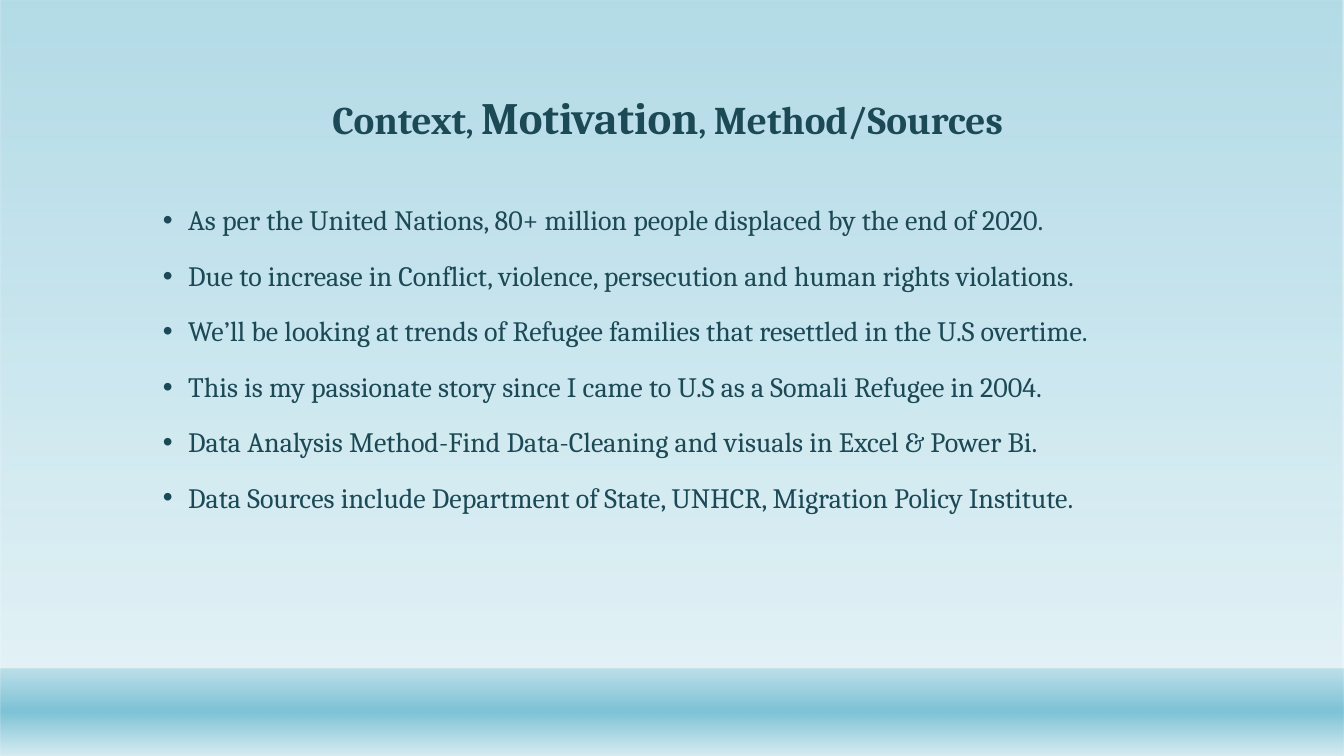
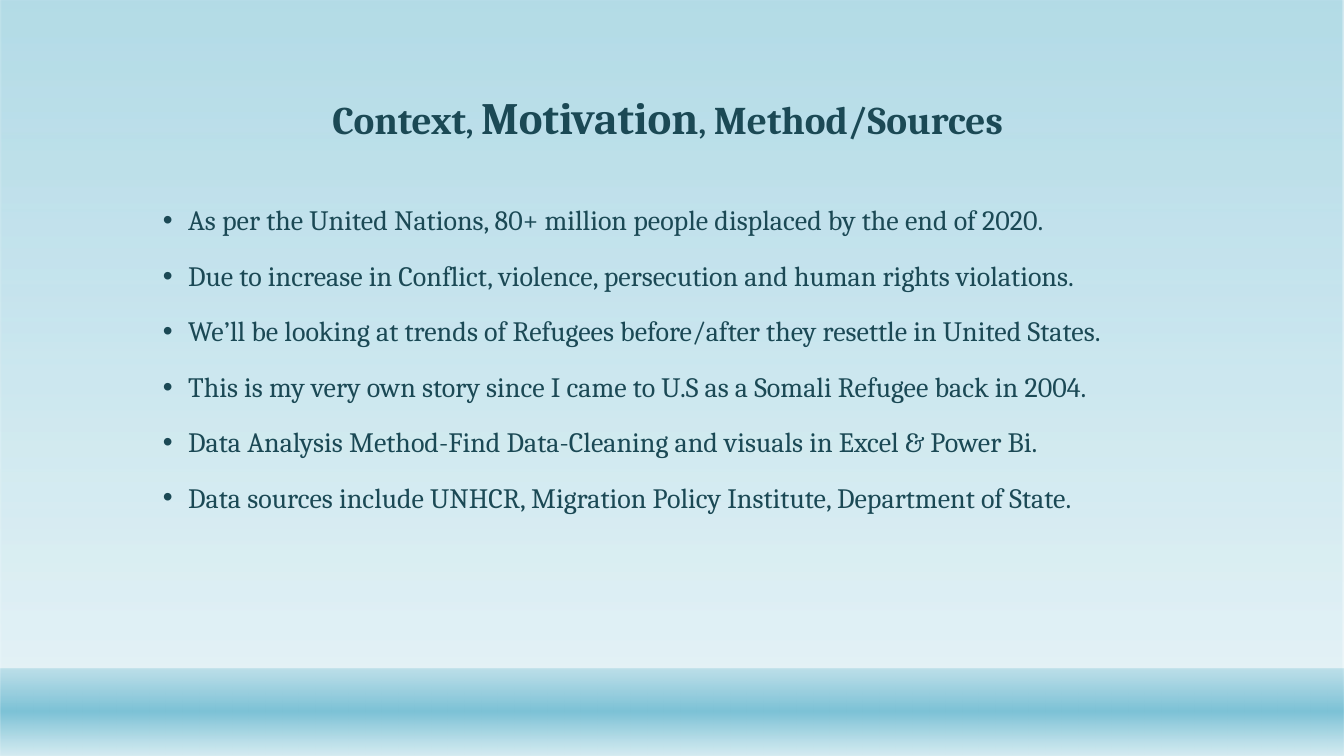
Before and after one commit to Abdullah0930/Refugee-Immigrants-to-U.S, a slide deck: slide 2 of Capstone/Refugee_Immigrants overtime.pptx. Drawn at 1344x756 pixels with LibreOffice and Linux fonts; fonts in the diff are those of the drawing; background and template pictures are left out. Boxes give left, top, right and bottom in pixels: in the first picture for what was removed or moved away, otherwise in the second. Text is boxed around its words. In the diff, an @@ line names an element or a change of style, - is before the commit and + after.

```diff
--- a/Capstone/Refugee_Immigrants overtime.pptx
+++ b/Capstone/Refugee_Immigrants overtime.pptx
@@ text at (x1=188, y1=321, x2=1101, y2=403): text changed @@
-• We’ll be looking at trends of Refugee families that resettled in the U.S overtime.
-• This is my passionate story since I came to U.S as a Somali Refugee in 2004.
+• We’ll be looking at trends of Refugees before/after they resettle in United States.
+• This is my very own story since I came to U.S as a Somali Refugee back in 2004.
@@ text at (x1=188, y1=488, x2=1071, y2=514): text changed @@
-• Data Sources include Department of State, UNHCR, Migration Policy Institute.
+• Data sources include UNHCR, Migration Policy Institute, Department of State.
```
Also in this commit, not shown: 12 other slides changed, 4 other files.
